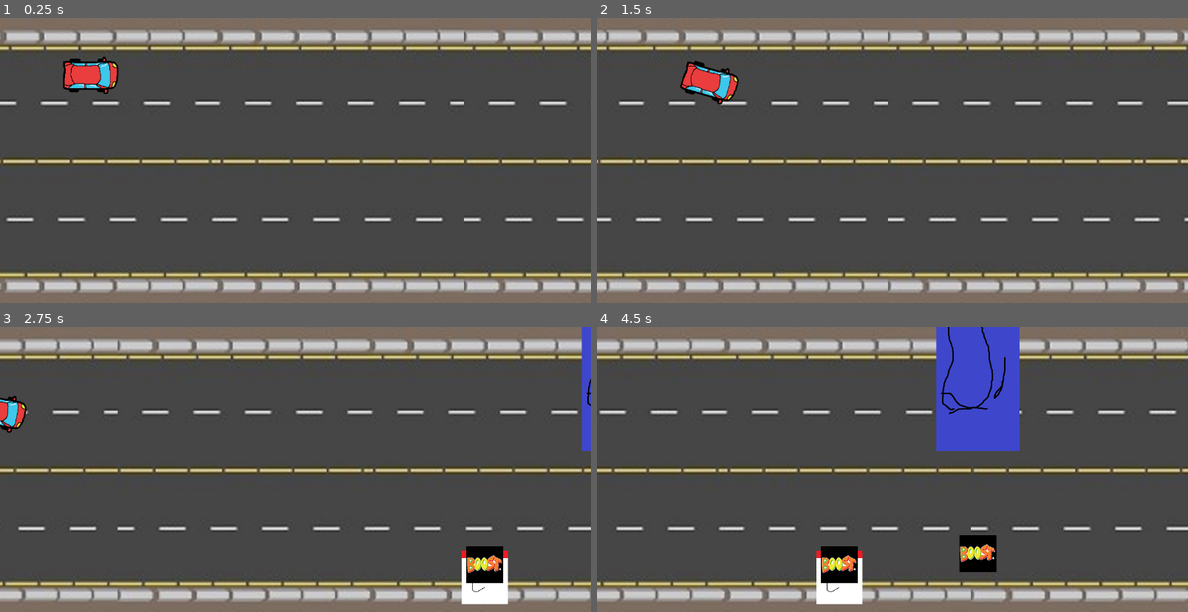
Above: before the commit, frames 1-4 (two rows, left to right).
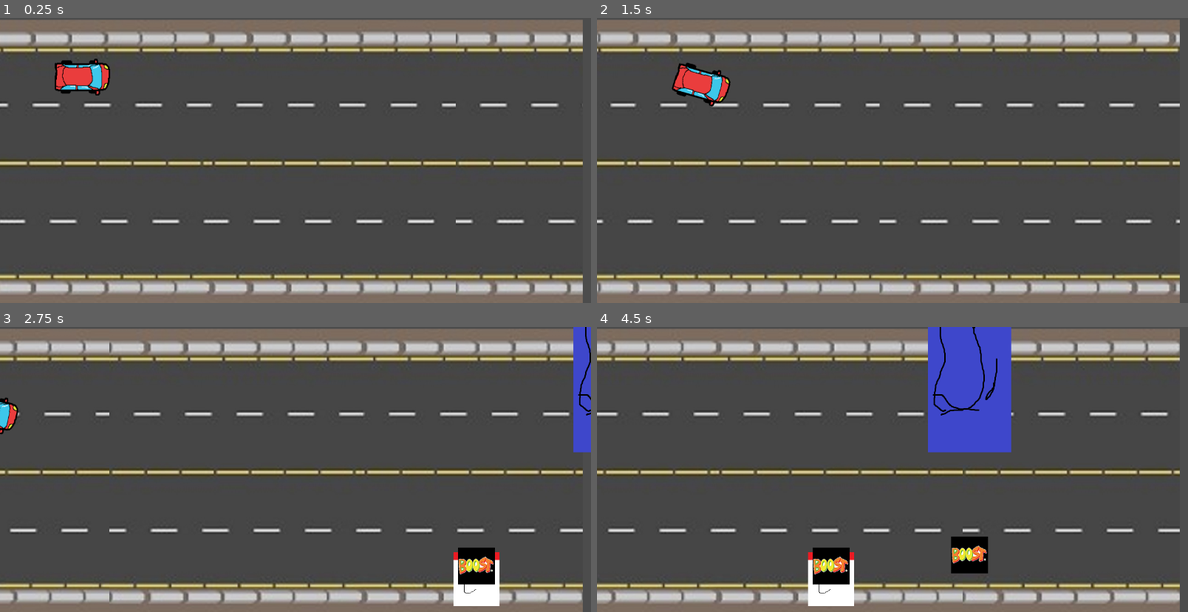
Above: after the commit, the same moments.

Repository: Bash-09/CarGame
Game: Godot game, scene res://scenes/Map.tscn
Two runs of this game, one before a commit and one after it. Both use one fixed random seed, a clock stepped at 60 frames per second and the inputs below.
Inputs (mouse positions are in pixels of both pictures, inside the frame that each line leads up to):
- Up to frame 1 (0.25 s): no input
- Up to frame 2 (1.5 s): move the mouse to (1022, 146) at 0.52 s; click (1022, 146) at 0.67 s; move the mouse to (774, 174) at 1.27 s; click (774, 174) at 1.42 s
- Up to frame 3 (2.75 s): move the mouse to (354, 406) at 2.02 s; click (354, 406) at 2.17 s
- Up to frame 4 (4.5 s): move the mouse to (862, 526) at 2.77 s; click (862, 526) at 2.92 s; move the mouse to (1069, 512) at 3.52 s; click (1069, 512) at 3.67 s; move the mouse to (715, 426) at 4.27 s; click (715, 426) at 4.42 s

The runs differ from the first frame. In frame 1, 19% of the frame differs, in the area x 0-100%, y 0-100%; in frame 2, 19%; in frame 3, 19%; in frame 4, 20%.

Commit message:
The smashed update
Added a nice explosion along with some screen shake that plays whenever the player crashes into an obstacle.

I followed a guide written by Kron at https://www.youtube.com/watch?v=4mll7LKIITM for the screen shake.

Diff:
--- /dev/null
+++ b/Godot/Camera2D.gd
@@ -0,0 +1,33 @@
+extends Camera2D
+
+#I ripped this from a guy called Kron on youtube, very cool!
+var shake_amount = 0
+var default_offset = offset
+onready var tween = $Tween
+onready var timer = $Timer
+
+func _ready():
+	set_process(false)
+	Global.camera = self
+	randomize()
+
+
+func _process(delta):
+	offset = Vector2(rand_range(-1,1) * shake_amount, rand_range(-1, 1)*shake_amount)
+
+
+func shake(time, amount):
+	timer.wait_time = time
+	shake_amount = amount
+	set_process(true)
+	timer.start()
+
+
+
+func _on_Timer_timeout():
+	set_process(false)
+	tween.interpolate_property(self, "offset", offset, default_offset, 0.1, 6, 1)
+
+
+func _on_PlayerCar_hit():
+	shake(0.5,3)
--- /dev/null
+++ b/Godot/Global.gd
@@ -0,0 +1,3 @@
+extends Node
+
+var camera = null
--- /dev/null
+++ b/Godot/ScreenShake.tscn
@@ -0,0 +1,13 @@
+[gd_scene load_steps=2 format=2]
+
+[ext_resource path="res://Camera2D.gd" type="Script" id=1]
+
+[node name="ScreenShake" type="Camera2D"]
+script = ExtResource( 1 )
+
+[node name="Tween" type="Tween" parent="."]
+
+[node name="Timer" type="Timer" parent="."]
+one_shot = true
+
+[connection signal="timeout" from="Timer" to="." method="_on_Timer_timeout"]
--- a/Godot/project.godot
+++ b/Godot/project.godot
@@ -13,6 +13,10 @@
 config/name="CarGame"
 run/main_scene="res://scenes/Map.tscn"
 config/icon="res://icon.png"
+
+[autoload]
+
+Global="*res://Global.gd"
 
 [display]
 
--- a/Godot/scenes/Map.tscn
+++ b/Godot/scenes/Map.tscn
@@ -6,6 +6,7 @@
 [ext_resource path="res://scenes/Map.gd" type="Script" id=4]
 [ext_resource path="res://scenes/Boost.tscn" type="PackedScene" id=5]
 [ext_resource path="res://scenes/Background.gd" type="Script" id=6]
+[ext_resource path="res://ScreenShake.tscn" type="PackedScene" id=7]
 
 [sub_resource type="Shader" id=1]
 code = "shader_type canvas_item;
@@ -49,9 +50,15 @@
 [node name="SpawnTimer" type="Timer" parent="."]
 
 [node name="Boost" parent="." instance=ExtResource( 5 )]
+visible = false
 
 [node name="BoostSpawnTimer" type="Timer" parent="."]
 
+[node name="ScreenShake" parent="." instance=ExtResource( 7 )]
+position = Vector2( 658, 306 )
+current = true
+
 [connection signal="hit" from="PlayerCar" to="." method="_on_PlayerCar_hit"]
+[connection signal="hit" from="PlayerCar" to="ScreenShake" method="_on_PlayerCar_hit"]
 [connection signal="timeout" from="SpawnTimer" to="." method="_on_SpawnTimer_timeout"]
 [connection signal="timeout" from="BoostSpawnTimer" to="." method="_on_BoostSpawnTimer_timeout"]
--- a/Godot/scenes/Obstacle.gd
+++ b/Godot/scenes/Obstacle.gd
@@ -1,6 +1,7 @@
 extends Area2D
 
 export var movespeed = 300;
+
 
 const images = [
 	preload("res://assets/graphics/obs1.png"),
@@ -12,6 +13,7 @@
 func _ready():
 	var chosenTexture = images[randi()%images.size()]
 
+	$ExplosionAnimation.visible = false
 	$Sprite.set_texture(chosenTexture)
 	$CollisionShape2D.shape.set_extents(chosenTexture.get_size() / 2)
 
@@ -28,6 +30,7 @@
 
 #Controls what happens to the obstacle when being hit by the car
 func destroy():
-
-	hide()
-	queue_free()
+	$ExplosionAnimation.visible = true
+	$ExplosionAnimation.play("explode")
+	$Sprite.visible = false
+	#queue_free()
--- a/Godot/scenes/Obstacle.tscn
+++ b/Godot/scenes/Obstacle.tscn
@@ -1,9 +1,98 @@
-[gd_scene load_steps=3 format=2]
+[gd_scene load_steps=21 format=2]
 
 [ext_resource path="res://scenes/Obstacle.gd" type="Script" id=1]
+[ext_resource path="res://assets/graphics/explosion_spritesheet.png" type="Texture" id=2]
 
 [sub_resource type="RectangleShape2D" id=1]
 resource_local_to_scene = true
+
+[sub_resource type="AtlasTexture" id=2]
+flags = 4
+atlas = ExtResource( 2 )
+region = Rect2( 0, 0, 64, 64 )
+
+[sub_resource type="AtlasTexture" id=3]
+flags = 4
+atlas = ExtResource( 2 )
+region = Rect2( 64, 0, 64, 64 )
+
+[sub_resource type="AtlasTexture" id=4]
+flags = 4
+atlas = ExtResource( 2 )
+region = Rect2( 128, 0, 64, 64 )
+
+[sub_resource type="AtlasTexture" id=5]
+flags = 4
+atlas = ExtResource( 2 )
+region = Rect2( 192, 0, 64, 64 )
+
+[sub_resource type="AtlasTexture" id=6]
+flags = 4
+atlas = ExtResource( 2 )
+region = Rect2( 0, 64, 64, 64 )
+
+[sub_resource type="AtlasTexture" id=7]
+flags = 4
+atlas = ExtResource( 2 )
+region = Rect2( 64, 64, 64, 64 )
+
+[sub_resource type="AtlasTexture" id=8]
+flags = 4
+atlas = ExtResource( 2 )
+region = Rect2( 128, 64, 64, 64 )
+
+[sub_resource type="AtlasTexture" id=9]
+flags = 4
+atlas = ExtResource( 2 )
+region = Rect2( 192, 64, 64, 64 )
+
+[sub_resource type="AtlasTexture" id=10]
+flags = 4
+atlas = ExtResource( 2 )
+region = Rect2( 0, 128, 64, 64 )
+
+[sub_resource type="AtlasTexture" id=11]
+flags = 4
+atlas = ExtResource( 2 )
+region = Rect2( 64, 128, 64, 64 )
+
+[sub_resource type="AtlasTexture" id=12]
+flags = 4
+atlas = ExtResource( 2 )
+region = Rect2( 128, 128, 64, 64 )
+
+[sub_resource type="AtlasTexture" id=13]
+flags = 4
+atlas = ExtResource( 2 )
+region = Rect2( 192, 128, 64, 64 )
+
+[sub_resource type="AtlasTexture" id=14]
+flags = 4
+atlas = ExtResource( 2 )
+region = Rect2( 0, 192, 64, 64 )
+
+[sub_resource type="AtlasTexture" id=15]
+flags = 4
+atlas = ExtResource( 2 )
+region = Rect2( 64, 192, 64, 64 )
+
+[sub_resource type="AtlasTexture" id=16]
+flags = 4
+atlas = ExtResource( 2 )
+region = Rect2( 128, 192, 64, 64 )
+
+[sub_resource type="AtlasTexture" id=17]
+flags = 4
+atlas = ExtResource( 2 )
+region = Rect2( 192, 192, 64, 64 )
+
+[sub_resource type="SpriteFrames" id=18]
+animations = [ {
+"frames": [ SubResource( 2 ), SubResource( 3 ), SubResource( 4 ), SubResource( 5 ), SubResource( 6 ), SubResource( 7 ), SubResource( 8 ), SubResource( 9 ), SubResource( 10 ), SubResource( 11 ), SubResource( 12 ), SubResource( 13 ), SubResource( 14 ), SubResource( 15 ), SubResource( 16 ), SubResource( 17 ) ],
+"loop": false,
+"name": "explode",
+"speed": 15.0
+} ]
 
 [node name="Obstacle" type="Area2D" groups=["obstacles"]]
 script = ExtResource( 1 )
@@ -12,3 +101,9 @@
 shape = SubResource( 1 )
 
 [node name="Sprite" type="Sprite" parent="." groups=["obstacles"]]
+
+[node name="ExplosionAnimation" type="AnimatedSprite" parent="."]
+scale = Vector2( 2, 2 )
+frames = SubResource( 18 )
+animation = "explode"
+frame = 6
Not shown: 1 places in Godot/scenes/Map.tscn that only renumber resources
